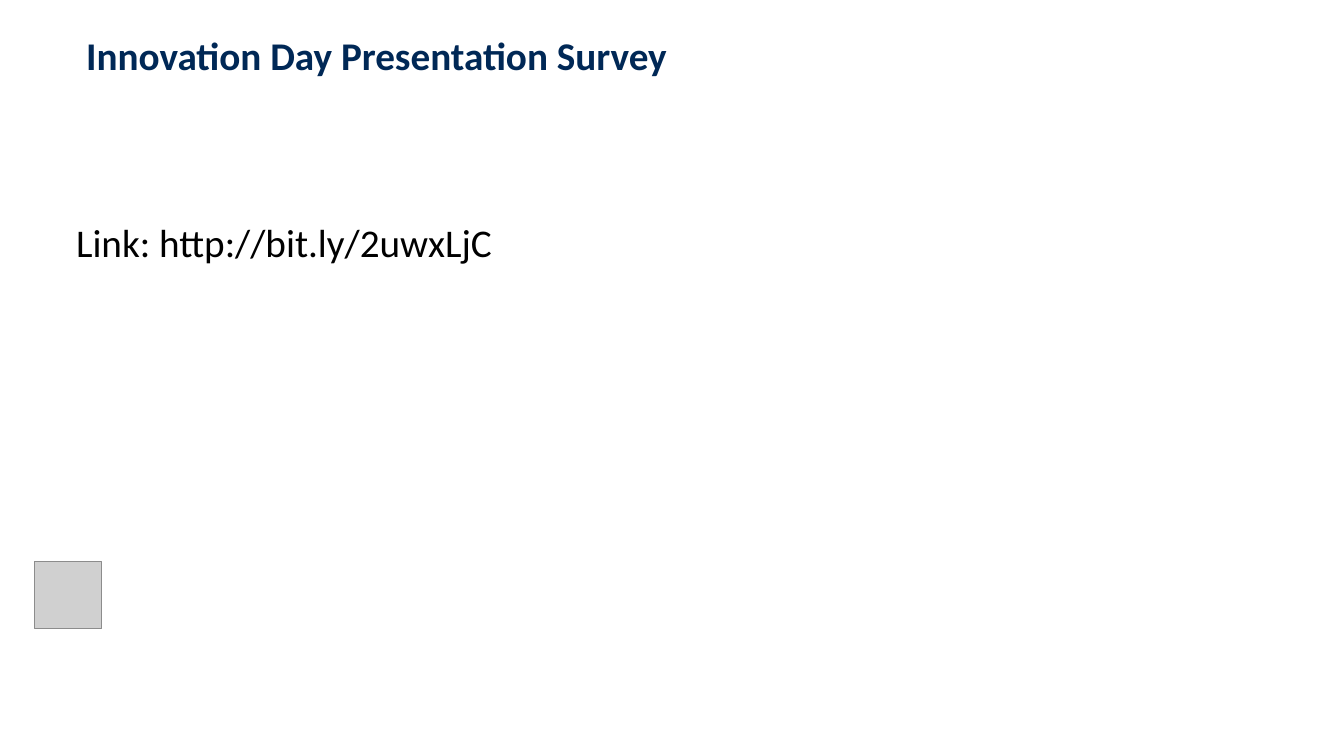
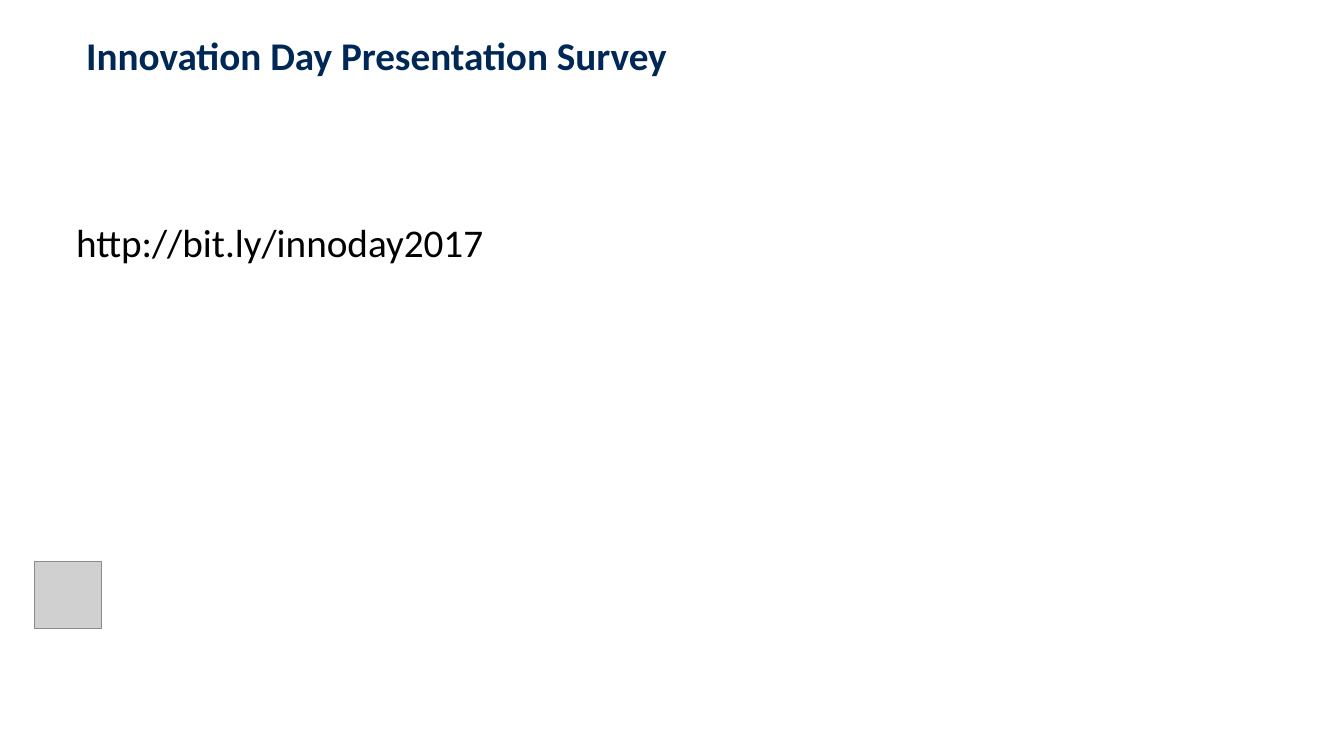
Before and after one commit to VicSto/PythonSurveyScript, a slide deck: slide 1 of res/Innovation Day Poll.pptx. Drawn at 1344x756 pixels with LibreOffice and Linux fonts; fonts in the diff are those of the drawing; grey boxes stand for pictures; background and template pictures are left out. Boxes give left, top, right and bottom in pixels: in the first picture for what was removed or moved away, otherwise in the second. Text is boxed around its words. In the diff, an @@ line names an element or a change of style, - is before the commit and + after.

```diff
--- a/res/Innovation Day Poll.pptx
+++ b/res/Innovation Day Poll.pptx
@@ text at [76, 229, 483, 264]: text changed @@
-Link: http://bit.ly/2uwxLjC
+http://bit.ly/innoday2017
```
Also in this commit, not shown: 1 slide added, 7 other files.
